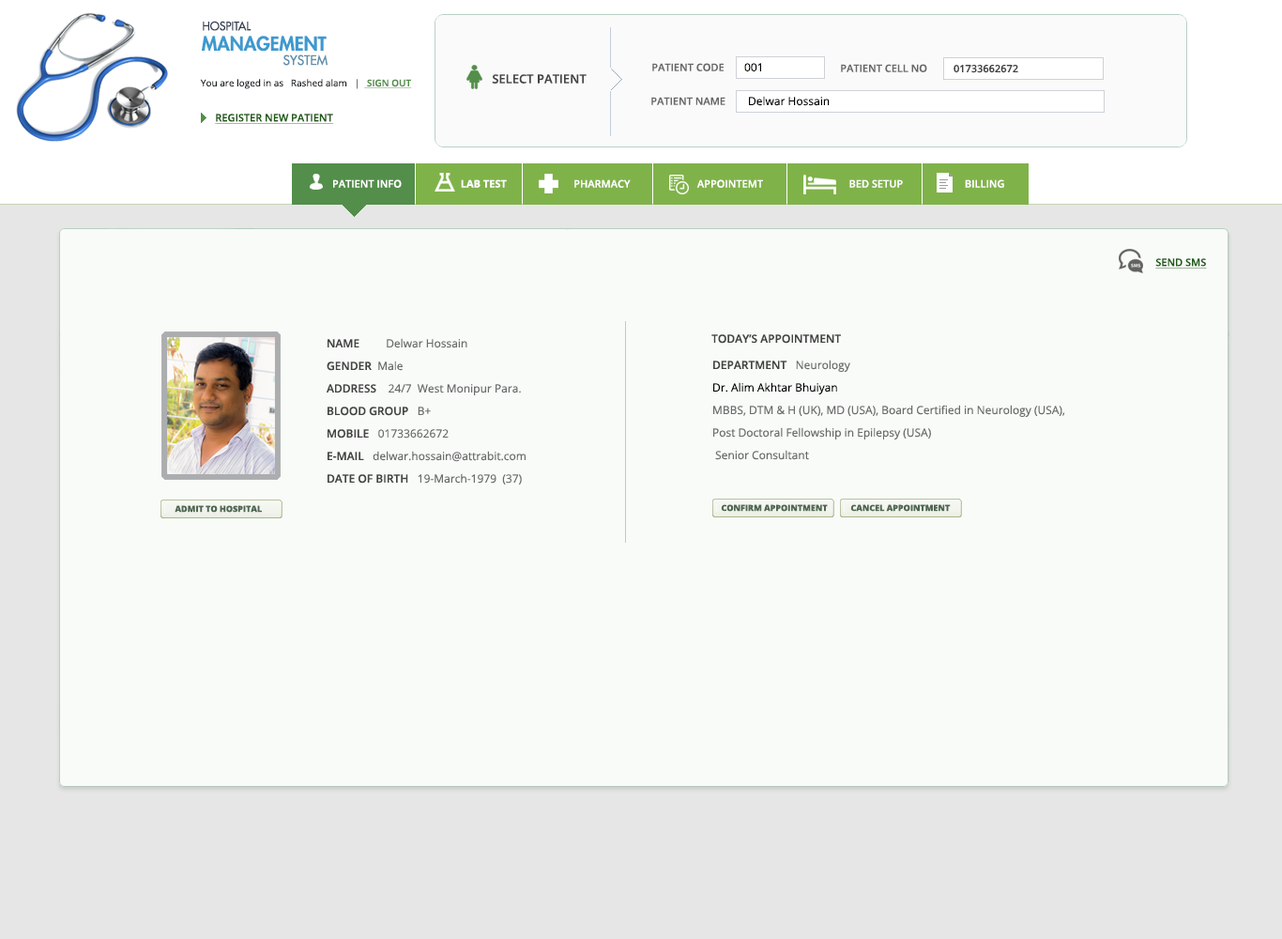
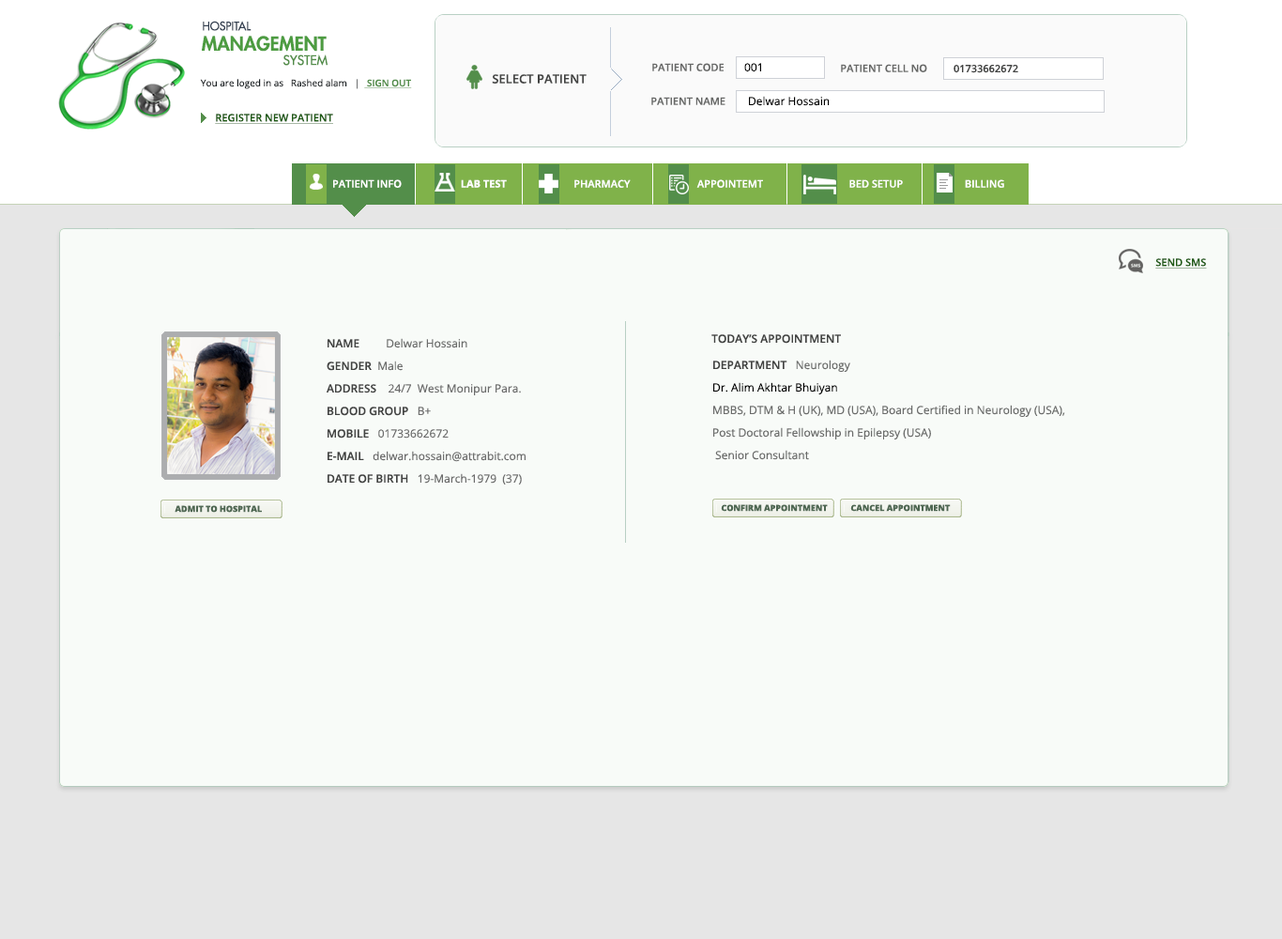
Revision of a layered 1282px x 939px image; what changed, layer by layer:
painted on "Layer 2 copy 5" over 933, 164, 955, 204
painted on "Layer 2 copy 4" over 801, 164, 838, 204
painted on "Layer 2 copy 3" over 668, 164, 689, 204
painted on "Layer 2 copy" over 538, 164, 560, 204
painted on "Layer 2" over 305, 164, 327, 204
painted on "Layer 5" over 434, 164, 456, 204
painted on "system" (2nd of 2, in "hospitalmanagementsystem") over 282, 54, 328, 66
painted on "management" (2nd of 2, in "hospitalmanagementsystem") over 201, 35, 327, 52
painted on "Layer 112" over 15, 13, 185, 142
